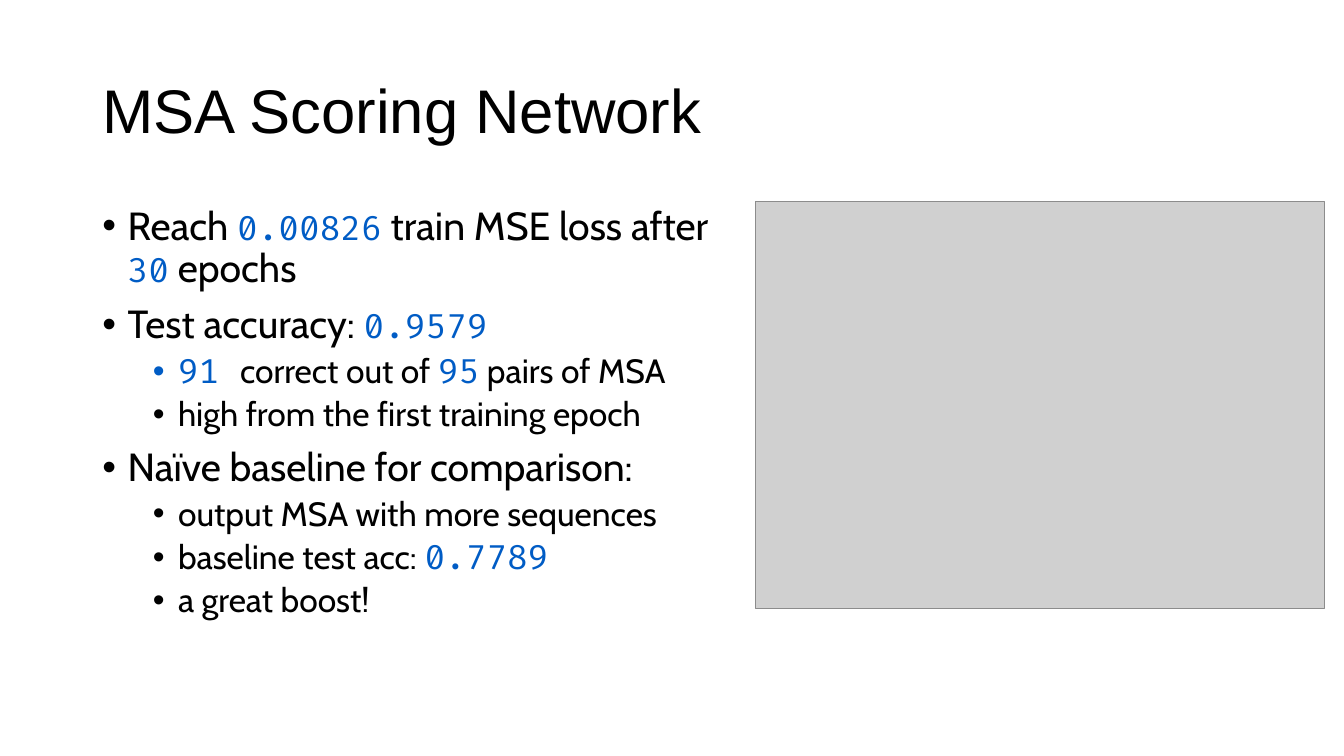
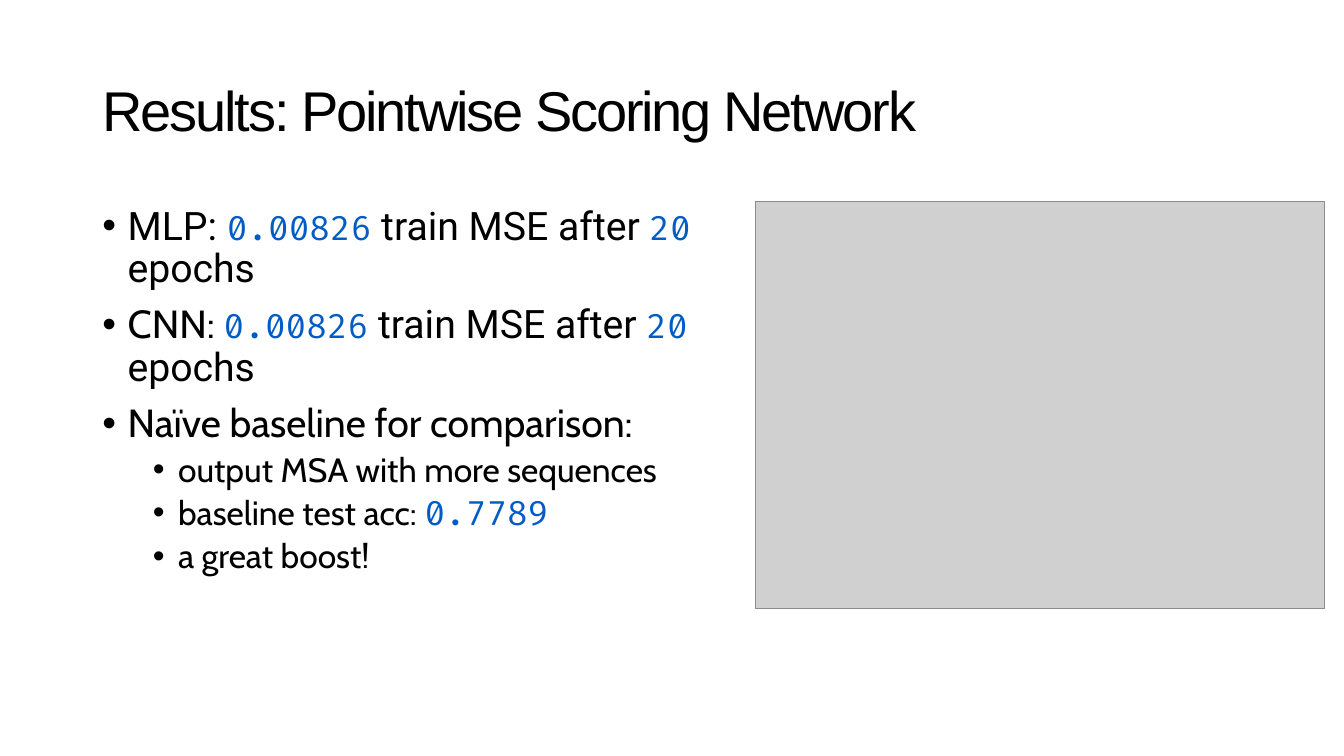
Before and after one commit to NaiL23/ShanghaiTech-CS177H-MSA-Scoring, a slide deck: slide 12 of report/presentation.pptx (slide 5 before the commit). Drawn at 1344x756 pixels with LibreOffice and Linux fonts; fonts in the diff are those of the drawing; grey boxes stand for pictures. Boxes give left, top, right and bottom in pixels: in the first picture for what was removed or moved away, otherwise in the second. Text is boxed around its words. In the diff, an @@ line names an element or a change of style, - is before the commit and + after.

Commit message:
add final presentation

```diff
--- a/report/presentation.pptx
+++ b/report/presentation.pptx
@@ title at (102, 90, 916, 141): text changed; size 44 to 40 pt @@
-MSA Scoring Network
+Results: Pointwise Scoring Network
@@ text at (128, 210, 690, 389): text changed; size 24 to 28 pt; font Cabin to Roboto @@
-• Reach 0.00826 train MSE loss after 30 epochs
-• Test accuracy: 0.9579
-  • 91 correct out of 95 pairs of MSA
-  • high from the first training epoch
+• MLP: 0.00826 train MSE after 20 epochs
+• CNN: 0.00826 train MSE after 20 epochs
```
Also in this commit, not shown: 1 other slide changed, 12 slides added, 7 slides removed, 4 other files.
